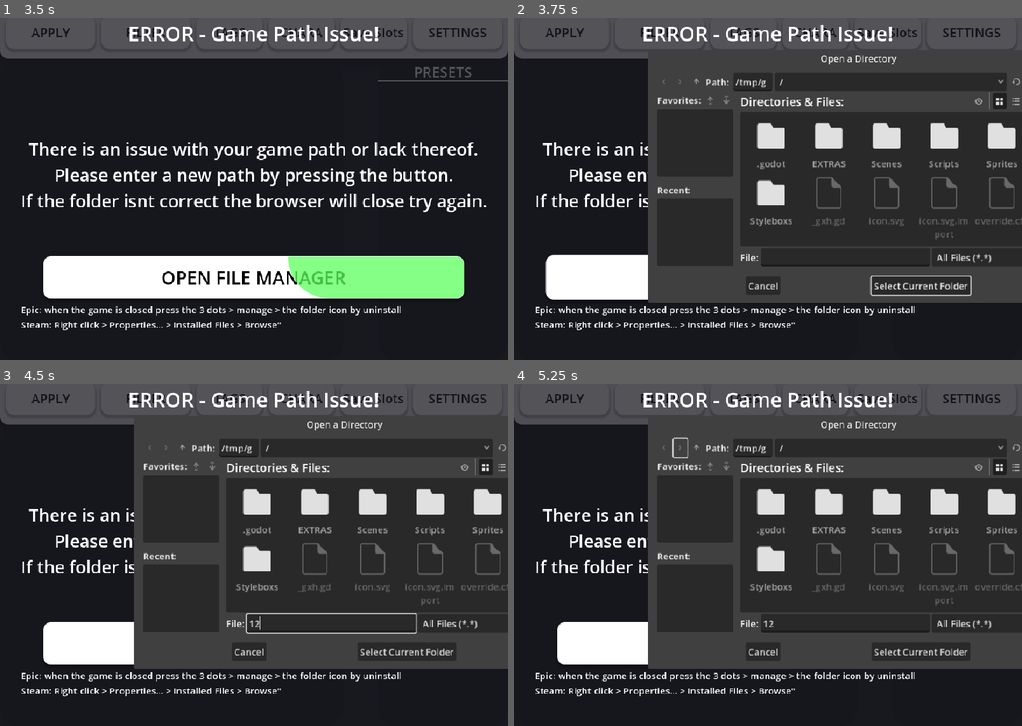
Above: before the commit, frames 1-4 (two rows, left to right).
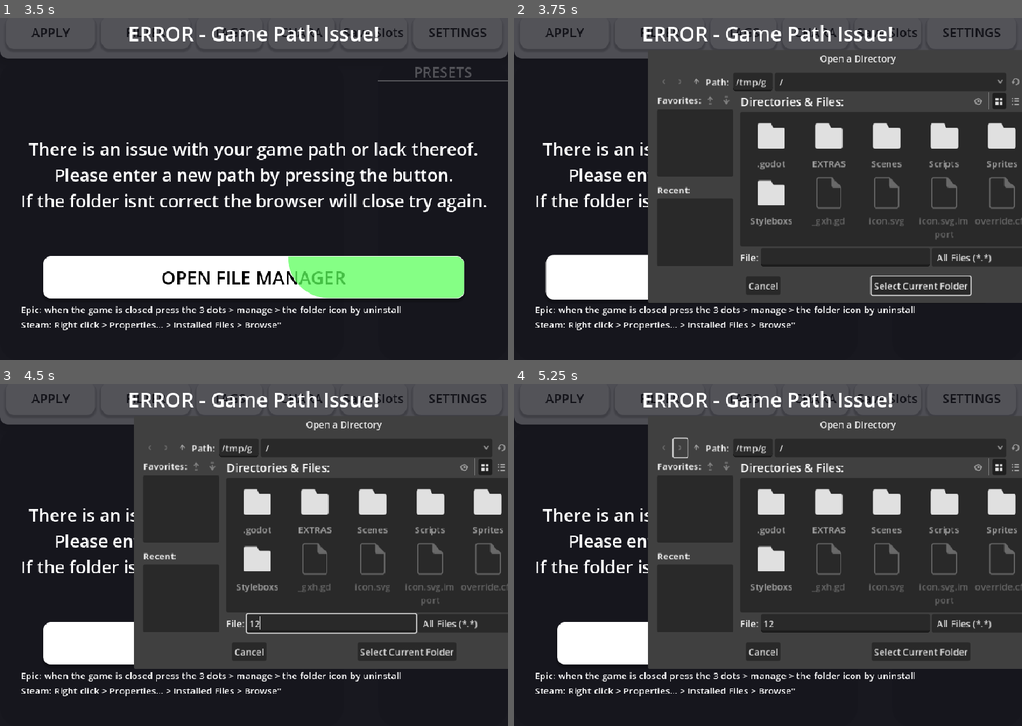
Above: after the commit, the same moments.

Repository: AaaaaaICO/DUMH-Mod-Manager
Game: Godot game, scene res://Scenes/Main_Window/Main_Window.tscn
The game is run twice, just before and just after one commit, with the same random seed, the same clock (stepped at 60 frames per second) and the same inputs.
Inputs (mouse positions are in pixels of both pictures, inside the frame that each line leads up to):
- Up to frame 1 (3.5 s): click "APPLY" at 0.5 s; click "FILTER" at 1.25 s; click "TAGS" at 2 s; click "CHARA" at 2.75 s
- Up to frame 2 (3.75 s): click "OPEN FILE MANAGER" at 3.5 s
- Up to frame 3 (4.5 s): click (330, 623) at 4.27 s; type "12" at 4.35 s
- Up to frame 4 (5.25 s): click (681, 448) at 5 s

Frame 1 is identical in both runs. In frame 2, 0.4% of the frame differs, in the area x 43-100%, y 10-80%; in frame 3, 0.4%; in frame 4, 0.4%.

Commit message:
fix
didnt update the ver number in app

Diff:
--- a/Scripts/Global/Global.gd
+++ b/Scripts/Global/Global.gd
@@ -1,6 +1,6 @@
 extends Node
 
-var CURRENT_VER = "v1.1.7.2-beta"
+var CURRENT_VER = "v1.2-beta"
 var USER_SYSTEM = OS.get_name()
 
 var SAVE_DATA = {
Not shown, changed: EXTRAS/EXPORTS/Windows/DUMH (Mod Helper).exe
Not shown, changed: EXTRAS/EXPORTS/Windows/DUMH (Mod Helper).zip
